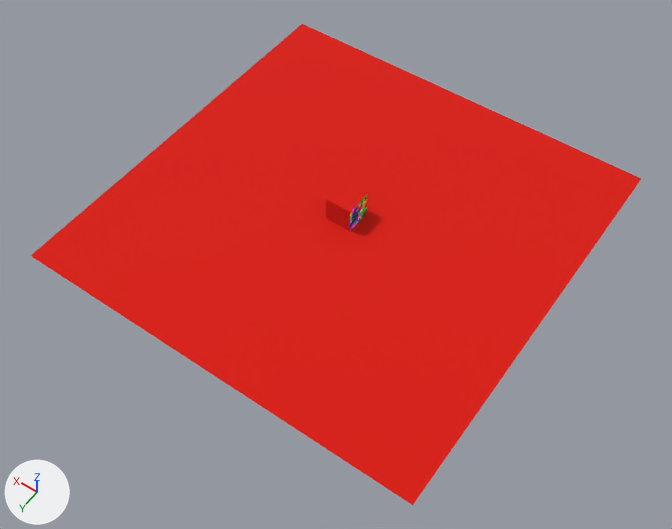
Renders of the Blender file assets_src/skeleton.blend from each side of a commit.
The view is the same before and after, from a camera (50 mm lens) standing at (-24.2, 35.0, 48.9) and looking at (-1.2, 3.0, -1.5). Every picture has the same lights, and +X, +Y and +Z are marked at lower left.

Objects in the first picture: 'back_wall', 'ceiling', 'floor'.
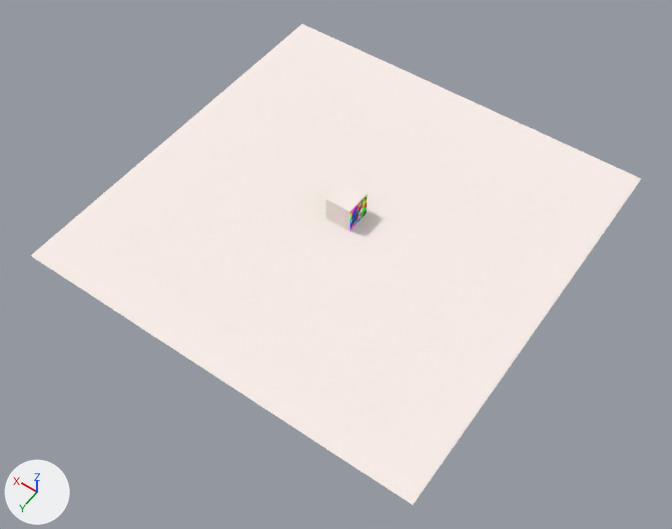
Location of each change, [x1, y1, x2, y2] in pixels of the pictures (672 x 529 px):
'floor', recoloured (red to white)
    both: [31, 24, 641, 505]
'ceiling', recoloured (red to white)
    both: [326, 182, 367, 212]
'back_wall', recoloured (red to white)
    both: [326, 199, 350, 231]

Patch to the scene script:
```diff
--- a/assets_src/skeleton.blend.py
+++ b/assets_src/skeleton.blend.py
@@ mat_white @@
 mat_white = principled_material('white')
-mat_white.base_color = (0.725, 0.00627, 0.0)  # red #dd1200
+mat_white.base_color = (1.0, 0.899, 0.857)  # white #fff3ee
 mat_white.roughness = 1.0
```
